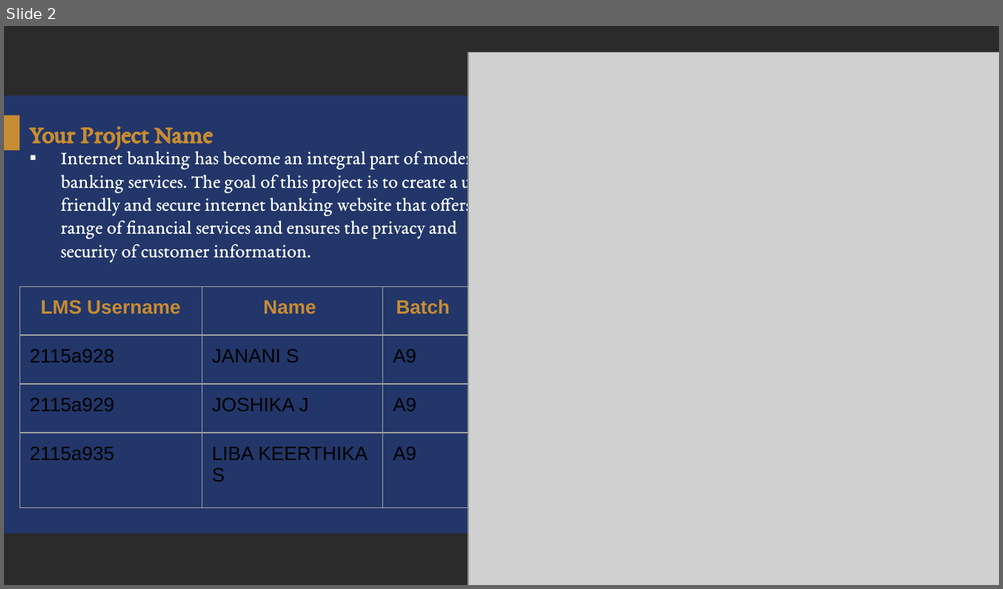
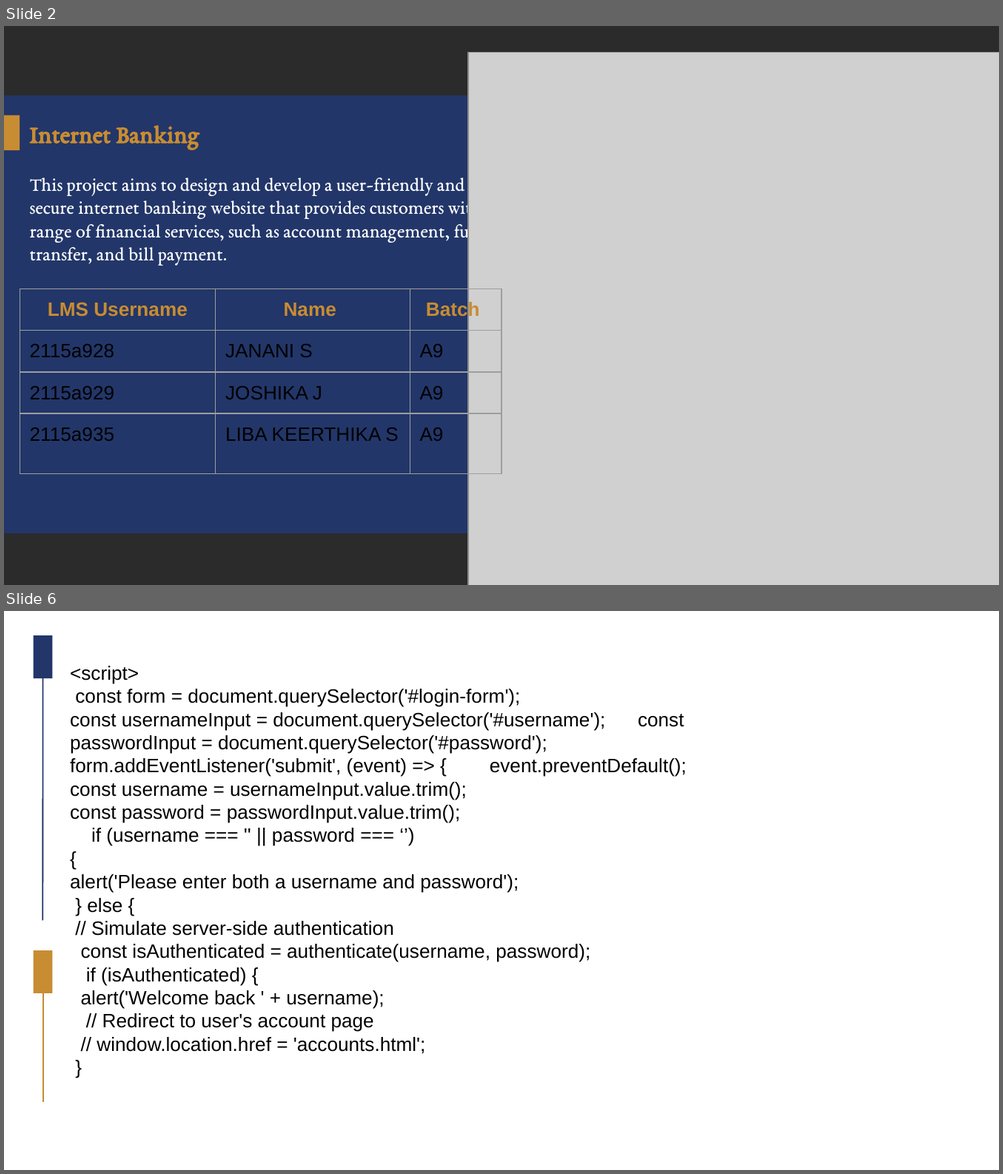
Before and after one commit to Jananijaa/Group_A9_11, a slide deck: Group_A9_11.pptx. Shown one above the other, each under a label of ours: slide 2 before the commit, slides 2 and 6 after it; the slides between them are not shown. The pictures are 1003x589 and 1003x1174 pixels, drawn with LibreOffice and Linux fonts; fonts in the diff are those of the drawing; grey boxes stand for pictures; background and template pictures are left out; a plain dark background stands for a picture behind light text. Boxes give left, top, right and bottom in pixels: in the first picture for what was removed or moved away, otherwise in the second. Text is boxed around its words. In the diff, an @@ line names an element or a change of style, - is before the commit and + after.

```diff
--- a/Group_A9_11.pptx
+++ b/Group_A9_11.pptx
@@ slide 6 added at [4,611,999,1170], background picture (left out) @@
@@ group added at [34,636,53,1102]: 2 rectangles, 2 lines @@
@@ text added at [70,666,686,1054], 14 pt, text #000000 @@
+<script>
+const form = document.querySelector('#login-form');
+const usernameInput = document.querySelector('#username'); const passwordInput = document.querySelector('#password'); form.addEventListener('submit', (event) => { event.preventDefault(); const username = usernameInput.value.trim();
+const password = passwordInput.value.trim();
+if (username === '' || password === ‘’)
+{
+alert('Please enter both a username and password');
+} else {
+// Simulate server-side authentication
+const isAuthenticated = authenticate(username, password);
+if (isAuthenticated) {
+alert('Welcome back ' + username);
+// Redirect to user's account page
+// window.location.href = 'accounts.html';
+}
@@ slide 2 changed as well @@
@@ title at [29,125,199,150]: text changed @@
-Your Project Name
+Internet Banking
@@ text at [30,178,489,265]: text changed @@
-▪ Internet banking has become an integral part of modern banking services. The goal of this project is to create a user-friendly and secure internet banking website that offers a range of financial services and ensures the privacy and security of customer information.
+This project aims to design and develop a user-friendly and secure internet banking website that provides customers with a range of financial services, such as account management, fund transfer, and bill payment.
@@ table: place and size @@
-table at [20,286,469,508]
+table at [20,289,501,486]
```
Also in this commit, not shown: 4 other slides changed, 5 other slides added, 3 slides removed.
